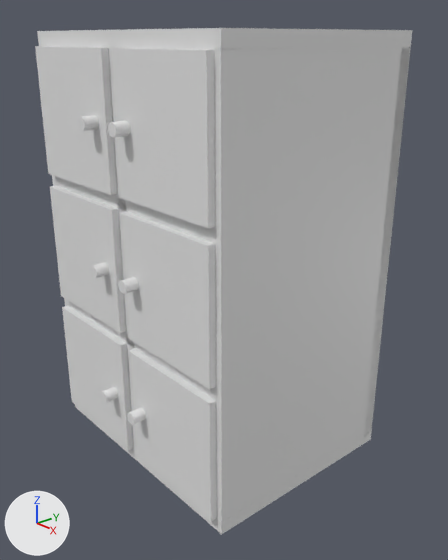
Before and after pictures for a commit that changed the Blender file Unity_Projects/BasisLevelBeta/Assets/Blender_Models/Office_Models/Locker.blend.
Both versions are drawn from a 50 mm camera at (3.45, -2.89, 3.01) aimed at (0.13, -0.04, 1.3). Arrows for +X, +Y and +Z are at lower left; the lights stay in place.
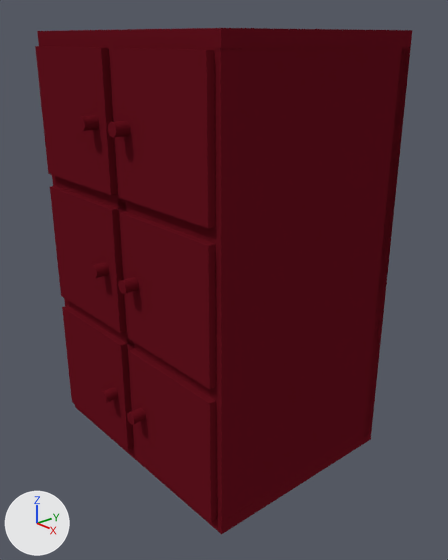
Boxes (x1, y1, x2, y2) around the edits, measured in the pictures (448 x 560 px):
```json
{"object": "Cube.004", "change": "recoloured", "before": [37, 28, 412, 534], "after": [37, 28, 412, 534], "on screen": "grey to red"}
{"object": "Cube.003", "change": "recoloured", "before": [108, 48, 215, 228], "after": [108, 48, 215, 228], "on screen": "grey to red"}
{"object": "Cube.005", "change": "recoloured", "before": [118, 212, 216, 389], "after": [118, 212, 216, 389], "on screen": "grey to red"}
{"object": "Cube.000", "change": "recoloured", "before": [127, 349, 217, 522], "after": [127, 349, 217, 522], "on screen": "grey to red"}
{"object": "Cube.002", "change": "recoloured", "before": [35, 46, 117, 195], "after": [35, 46, 117, 195], "on screen": "grey to red"}
{"object": "Cube.001", "change": "recoloured", "before": [50, 186, 126, 333], "after": [50, 186, 126, 333], "on screen": "grey to red"}
{"object": "Cube.008", "change": "recoloured", "before": [62, 306, 134, 450], "after": [62, 306, 134, 450], "on screen": "grey to red"}
```

Edits to the scene script, one JSON object a line:
```json
{"op": "add", "block": "mat_shinydarkred", "code": ["mat_shinydarkred = diffuse_material('shinyDarkRed')", "mat_shinydarkred.base_color = (0.142, 0.00706, 0.0146)  # dark red #691420"]}
{"block": "me_cube_013", "where": "me_cube_013.from_pydata(...)  # 72 vertices, 40 faces; spans x -1.0..1.0, y -3.0..1.0, z -1.0..1.0"}
{"op": "add", "block": "me_cube_013", "code": "me_cube_013.materials.append(mat_shinydarkred)  # dark red #691420"}
{"block": "me_cube_009", "where": "me_cube_009.from_pydata(...)  # 64 vertices, 45 faces; spans x -1.0..1.0, y -1.0..1.0, z -20.0..20.0"}
{"op": "add", "block": "me_cube_009", "code": "me_cube_009.materials.append(mat_shinydarkred)  # dark red #691420"}
{"block": "me_cube_014", "where": "me_cube_014.from_pydata(...)  # 72 vertices, 40 faces; spans x -1.0..1.0, y -3.0..1.0, z -1.0..1.0"}
{"op": "add", "block": "me_cube_014", "code": "me_cube_014.materials.append(mat_shinydarkred)  # dark red #691420"}
{"block": "me_cube_015", "where": "me_cube_015.from_pydata(...)  # 72 vertices, 40 faces; spans x -1.0..1.0, y -3.0..1.0, z -1.0..1.0"}
{"op": "add", "block": "me_cube_015", "code": "me_cube_015.materials.append(mat_shinydarkred)  # dark red #691420"}
{"block": "me_cube_016", "where": "me_cube_016.from_pydata(...)  # 72 vertices, 40 faces; spans x -1.0..1.0, y -3.0..1.0, z -1.0..1.0"}
{"op": "add", "block": "me_cube_016", "code": "me_cube_016.materials.append(mat_shinydarkred)  # dark red #691420"}
{"block": "me_cube_017", "where": "me_cube_017.from_pydata(...)  # 72 vertices, 40 faces; spans x -1.0..1.0, y -3.0..1.0, z -1.0..1.0"}
{"op": "add", "block": "me_cube_017", "code": "me_cube_017.materials.append(mat_shinydarkred)  # dark red #691420"}
{"block": "me_cube_018", "where": "me_cube_018.from_pydata(...)  # 72 vertices, 40 faces; spans x -1.0..1.0, y -3.0..1.0, z -1.0..1.0"}
{"op": "add", "block": "me_cube_018", "code": "me_cube_018.materials.append(mat_shinydarkred)  # dark red #691420"}
```
